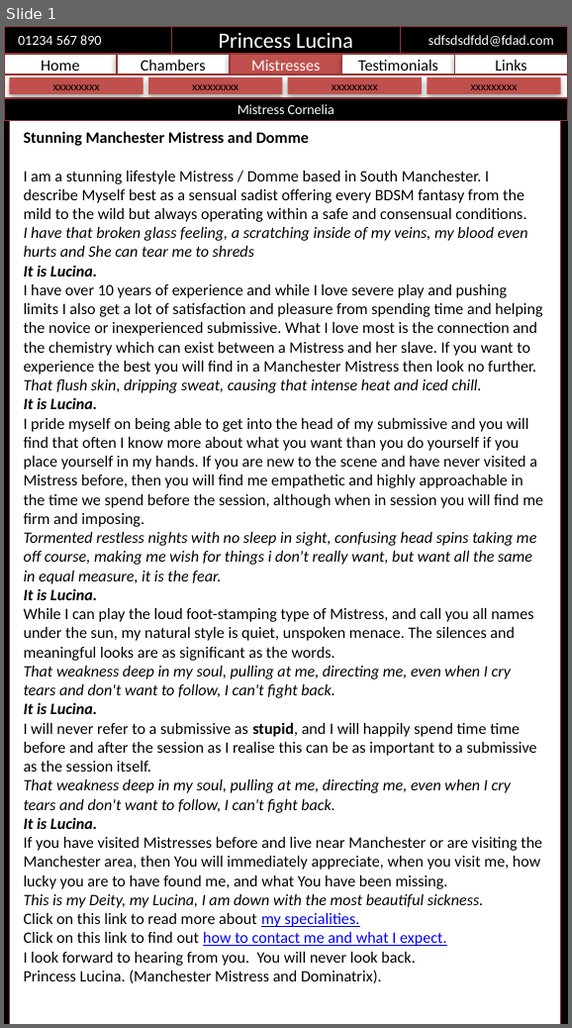
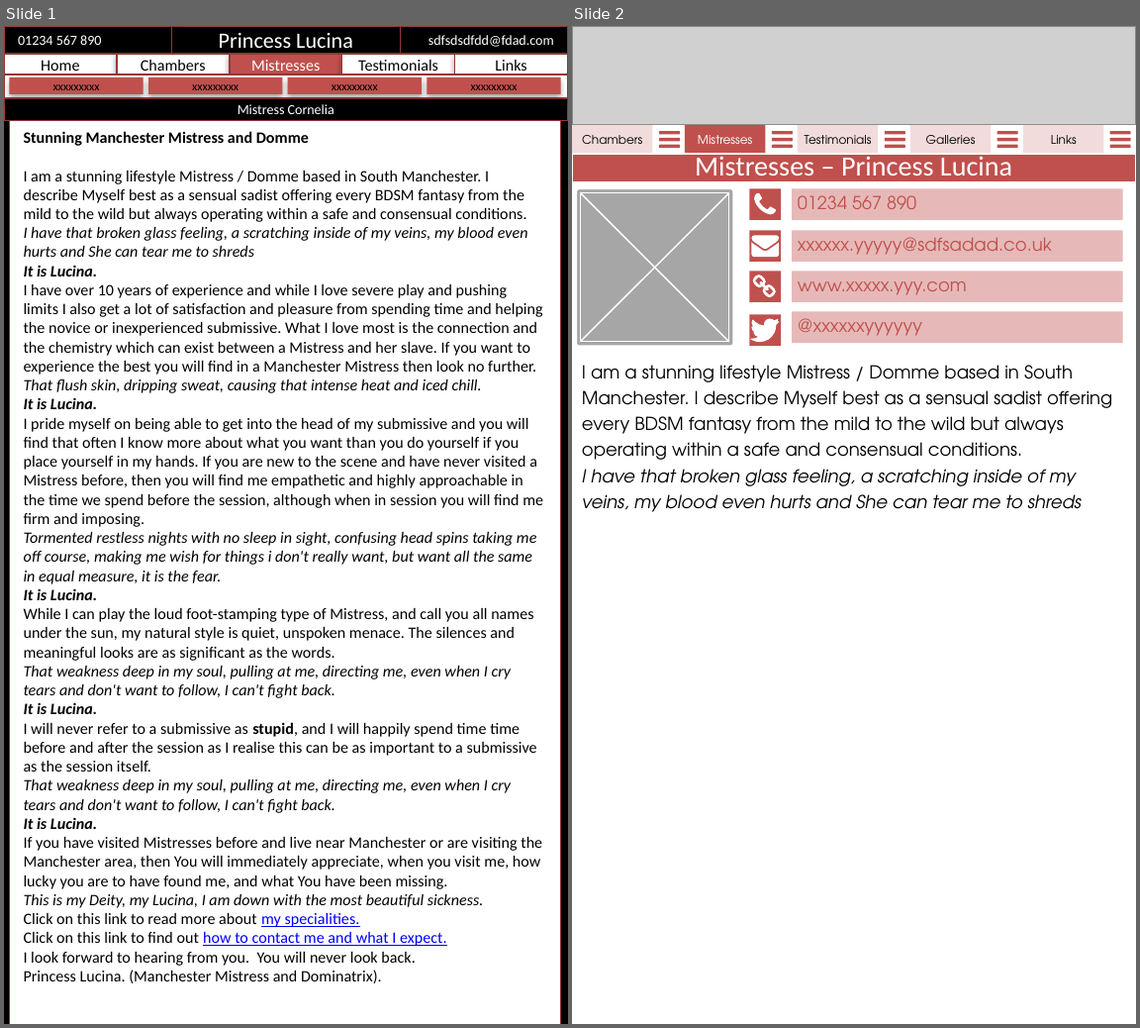
Before and after one commit to sevire/old-j2ee-projects-01, a slide deck: lda-v03/trunk/documents/MockUps.pptx. Shown side by side, each under a label of ours: slide 1 before the commit, slides 1 and 2 after it. The pictures are 572x1028 and 1140x1028 pixels, drawn with LibreOffice and Linux fonts; fonts in the diff are those of the drawing; grey boxes stand for pictures. Boxes give left, top, right and bottom in pixels: in the first picture for what was removed or moved away, otherwise in the second. Text is boxed around its words. In the diff, an @@ line names an element or a change of style, - is before the commit and + after.

```diff
--- a/lda-v03/trunk/documents/MockUps.pptx
+++ b/lda-v03/trunk/documents/MockUps.pptx
@@ slide 2 added at bbox=[572, 26, 1136, 1024], background #FFFFFF @@
@@ picture added at bbox=[572, 26, 1136, 125] @@
@@ rectangle added at bbox=[572, 125, 652, 154], fill #F2DCDB, 6 pt, text #000000 @@
+Chambers
@@ freeform shape added at bbox=[659, 131, 681, 148], fill #C0504D @@
@@ rectangle added at bbox=[685, 125, 765, 154], fill #C0504D, 6 pt, text #FFFFFF @@
+Mistresses
@@ freeform shape added at bbox=[773, 131, 794, 148], fill #C0504D @@
@@ rectangle added at bbox=[797, 125, 877, 154], fill #F2DCDB, 6 pt, text #000000 @@
+Testimonials
@@ freeform shape added at bbox=[884, 131, 906, 148], fill #C0504D @@
@@ rectangle added at bbox=[910, 125, 990, 154], fill #F2DCDB, 6 pt, text #000000 @@
+Galleries
@@ freeform shape added at bbox=[998, 131, 1018, 148], fill #C0504D @@
@@ rectangle added at bbox=[1023, 125, 1104, 154], fill #F2DCDB, 6 pt, text #000000 @@
+Links
@@ freeform shape added at bbox=[1111, 131, 1132, 148], fill #C0504D @@
@@ rectangle added at bbox=[572, 154, 1136, 182], fill #C0504D, outline #FFFFFF 0.75 pt, 14 pt, text #FFFFFF @@
+Mistresses – Princess Lucina
@@ group added at bbox=[576, 189, 733, 347]: 2 lines, 1 rounded rectangle, 1 rectangle @@
@@ rectangle added at bbox=[749, 189, 781, 221], fill #C0504D @@
@@ freeform shape added at bbox=[754, 193, 775, 215], fill #FFFFFF @@
@@ rectangle added at bbox=[793, 189, 1123, 221], fill #E6B9B8, 9 pt, text #C0504D @@
+01234 567 890
@@ rectangle added at bbox=[749, 231, 781, 263], fill #C0504D @@
@@ rectangle added at bbox=[793, 231, 1123, 263], fill #E6B9B8, 9 pt, text #C0504D @@
+xxxxxx.yyyyy@sdfsadad.co.uk
@@ freeform shape added at bbox=[751, 235, 778, 257], fill #FFFFFF @@
@@ rectangle added at bbox=[749, 271, 781, 302], fill #C0504D @@
@@ freeform shape added at bbox=[752, 275, 775, 298], fill #FFFFFF @@
@@ rectangle added at bbox=[793, 271, 1123, 302], fill #E6B9B8, 9 pt, text #C0504D @@
+www.xxxxx.yyy.com
@@ rectangle added at bbox=[749, 315, 781, 347], fill #C0504D @@
@@ freeform shape added at bbox=[751, 318, 780, 341], fill #FFFFFF @@
@@ rectangle added at bbox=[793, 311, 1123, 343], fill #E6B9B8, 9 pt, text #C0504D @@
+@xxxxxxyyyyyy
@@ text added at bbox=[582, 365, 1113, 512], 9 pt, text #000000 @@
+I am a stunning lifestyle Mistress / Domme based in South Manchester. I describe Myself best as a sensual sadist offering every BDSM fantasy from the mild to the wild but always operating within a safe and consensual conditions.
+I have that broken glass feeling, a scratching inside of my veins, my blood even hurts and She can tear me to shreds
```
Also in this commit, not shown: 1 other slide added, 1 slide removed, 27 other files.
